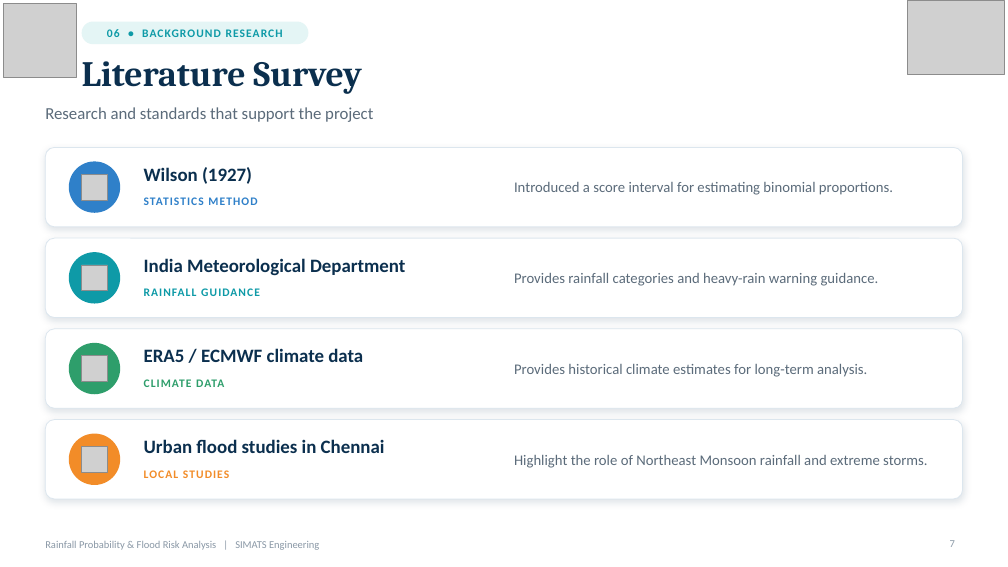
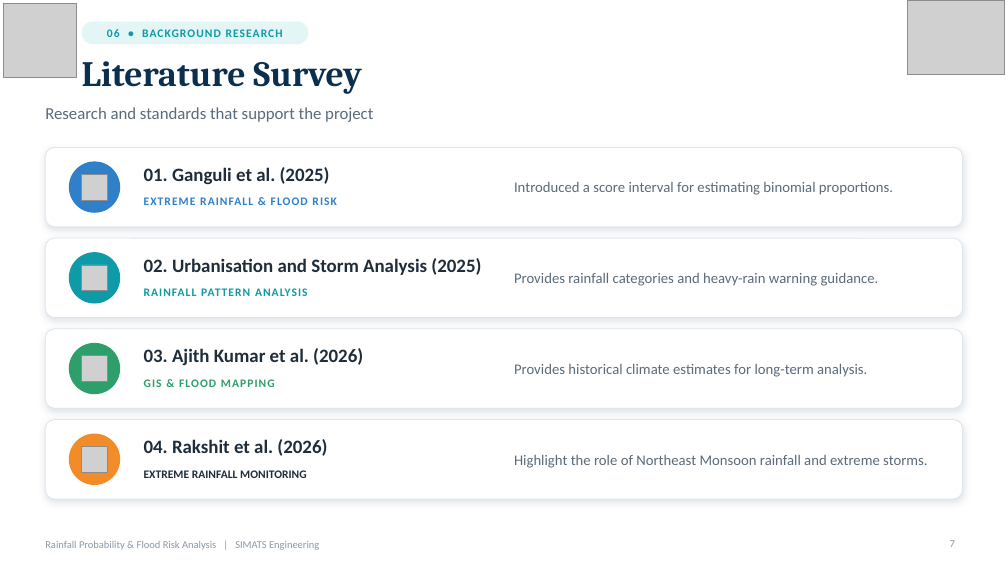
Before and after one commit to pramithm/Raifall_Predication-Probability-Statistics, a slide deck: slide 7 of Rainfall_Flood_Risk_Redesigned.pptx. Drawn at 1008x567 pixels with LibreOffice and Linux fonts; fonts in the diff are those of the drawing; grey boxes stand for pictures. Boxes give left, top, right and bottom in pixels: in the first picture for what was removed or moved away, otherwise in the second. Text is boxed around its words. In the diff, an @@ line names an element or a change of style, - is before the commit and + after.

```diff
--- a/Rainfall_Flood_Risk_Redesigned.pptx
+++ b/Rainfall_Flood_Risk_Redesigned.pptx
@@ text at [144, 167, 330, 184]: text changed; text colour #0B2F4E to #1F2D3A @@
-Wilson (1927)
+01. Ganguli et al. (2025)
@@ text at [144, 197, 336, 205]: text changed @@
-STATISTICS METHOD
+EXTREME RAINFALL & FLOOD RISK
@@ text at [144, 258, 481, 275]: text changed; text colour #0B2F4E to #1F2D3A @@
-India Meteorological Department
+02. Urbanisation and Storm Analysis (2025)
@@ text at [144, 288, 308, 296]: text changed @@
-RAINFALL GUIDANCE
+RAINFALL PATTERN ANALYSIS
@@ text at [144, 348, 363, 365]: text changed; text colour #0B2F4E to #1F2D3A @@
-ERA5 / ECMWF climate data
+03. Ajith Kumar et al. (2026)
@@ text at [144, 379, 275, 387]: text changed @@
-CLIMATE DATA
+GIS & FLOOD MAPPING
@@ text at [144, 439, 327, 456]: text changed; text colour #0B2F4E to #1F2D3A @@
-Urban flood studies in Chennai
+04. Rakshit et al. (2026)
@@ text at [144, 470, 306, 478]: text changed; text colour #F28C28 to #1F2D3A @@
-LOCAL STUDIES
+EXTREME RAINFALL MONITORING
```
Also in this commit, not shown: 3 other slides changed, 8 other files.
